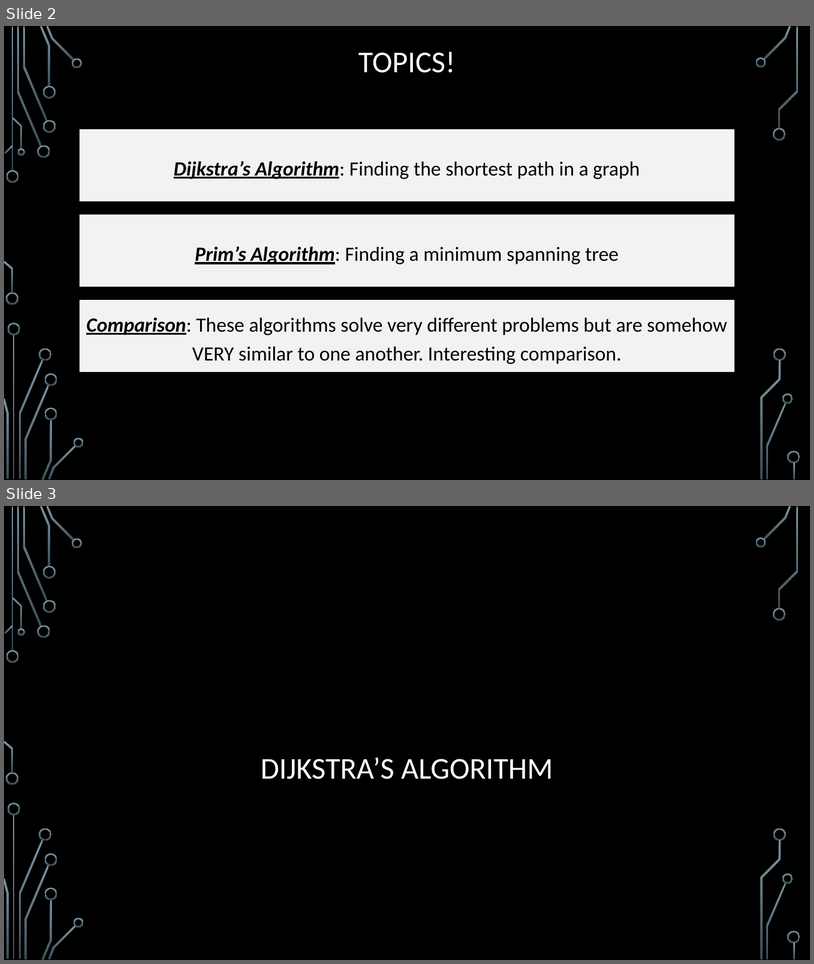
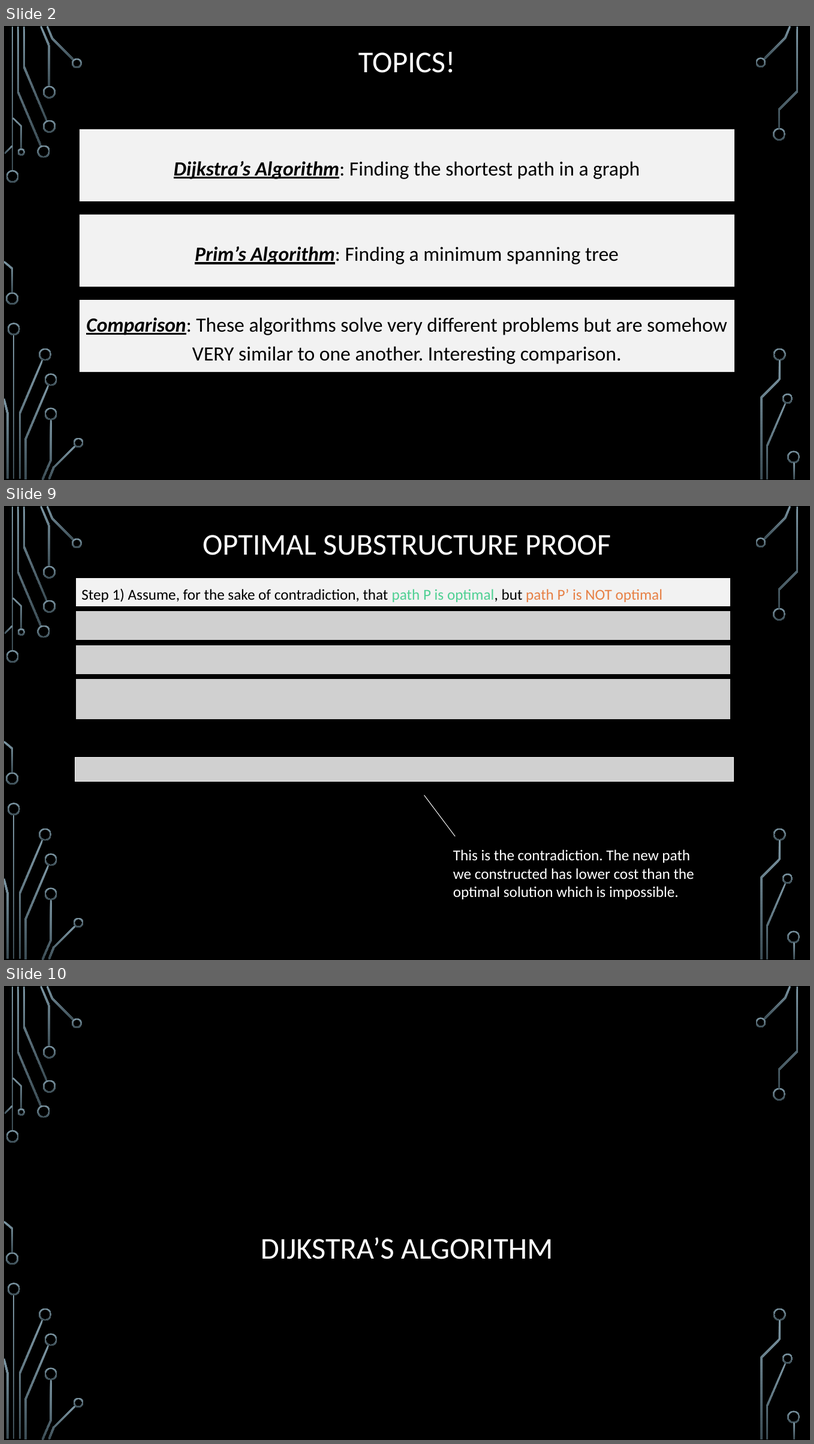
Before and after one commit to markfloryan/dsa2, a slide deck: slides/03-2-DijkstraAndPrim.pptx. Shown one above the other, each under a label of ours: slides 2 and 3 before the commit, slides 2, 9 and 10 after it; the slides between them are not shown. The pictures are 814x964 and 814x1444 pixels, drawn with LibreOffice and Linux fonts; fonts in the diff are those of the drawing; grey boxes stand for pictures; background and template pictures are left out. Boxes give left, top, right and bottom in pixels: in the first picture for what was removed or moved away, otherwise in the second. Text is boxed around its words. In the diff, an @@ line names an element or a change of style, - is before the commit and + after.

```diff
--- a/slides/03-2-DijkstraAndPrim.pptx
+++ b/slides/03-2-DijkstraAndPrim.pptx
@@ slide 9 added at box(4, 506, 810, 960), background picture (left out); not listed: 36 template elements that a slide beside it also shows @@
@@ title added at box(203, 535, 611, 555), 36 pt, text #FFFFFF @@
+OPTIMAL SUBSTRUCTURE PROOF
@@ text added at box(75, 577, 731, 606), fill #F2F2F2, outline #000000 0.75 pt, 18 pt, text #000000 @@
+Step 1) Assume, for the sake of contradiction, that path P is optimal, but path P’ is NOT optimal
@@ picture added at box(75, 611, 731, 640) @@
@@ picture added at box(75, 645, 731, 674) @@
@@ picture added at box(75, 679, 731, 720) @@
@@ picture added at box(75, 757, 734, 781) @@
@@ line added from (425, 795) to (455, 837), #F2F2F2 0.75 pt @@
@@ text added at box(453, 849, 695, 899), 18 pt, text #FFFFFF @@
+This is the contradiction. The new path we constructed has lower cost than the optimal solution which is impossible.
@@ what was slide 3 is now slide 10 @@
```
Also in this commit, not shown: 8 slides changed, 11 other slides added, 1 other file.
